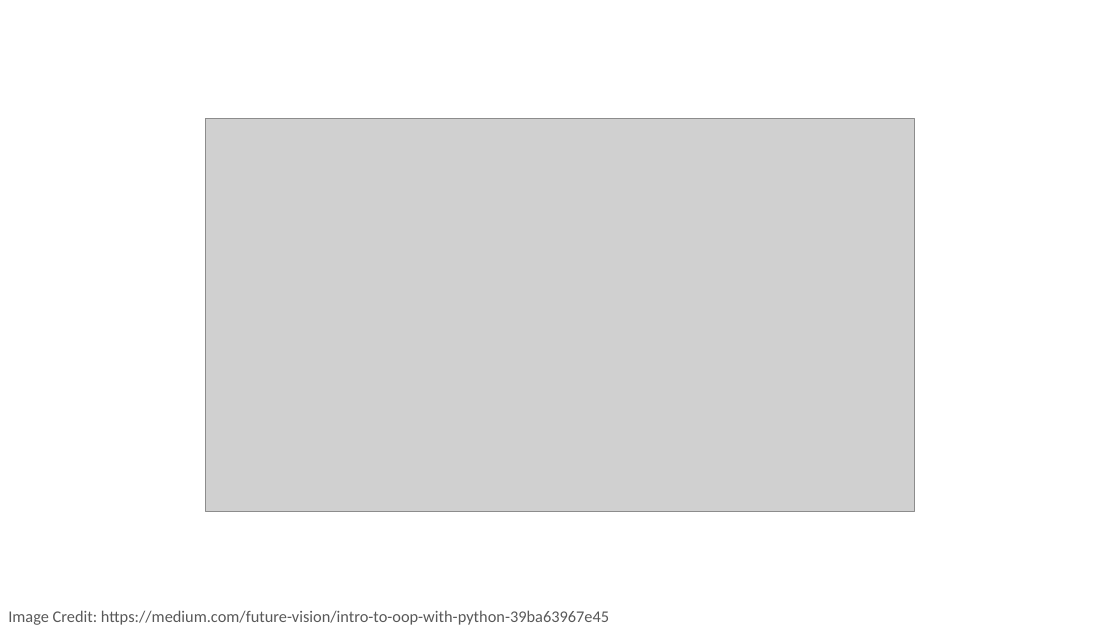
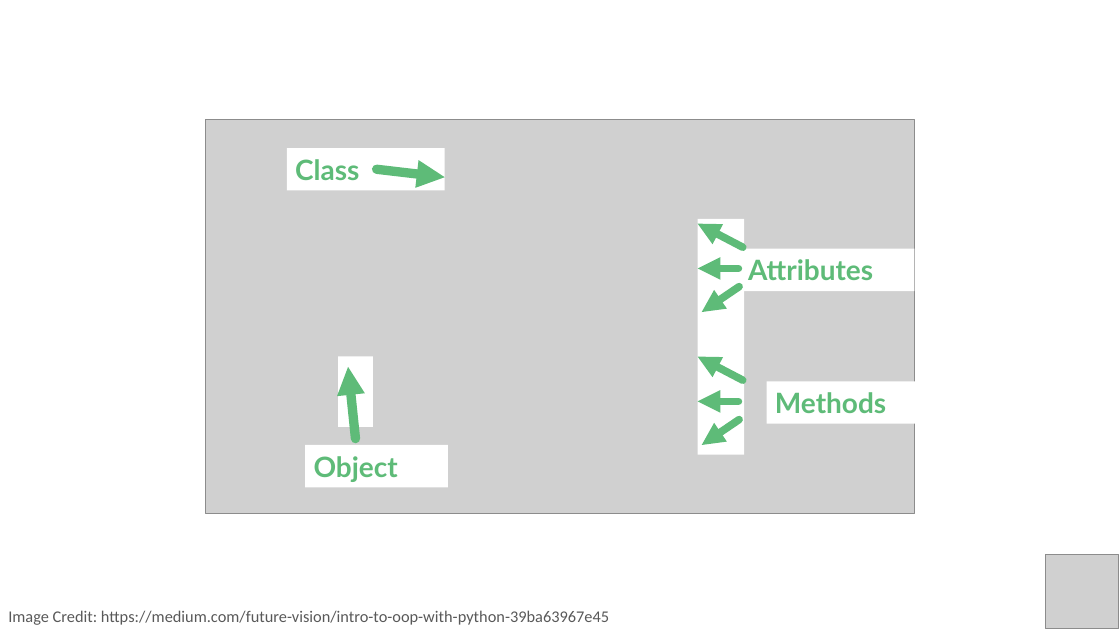
Before and after one commit to PracticumAI/python, a slide deck: slide 17 of presentations/03_functions.pptx. Drawn at 1120x630 pixels with LibreOffice and Linux fonts; fonts in the diff are those of the drawing; grey boxes stand for pictures. Boxes give left, top, right and bottom in pixels: in the first picture for what was removed or moved away, otherwise in the second. Text is boxed around its words. In the diff, an @@ line names an element or a change of style, - is before the commit and + after.

```diff
--- a/presentations/03_functions.pptx
+++ b/presentations/03_functions.pptx
@@ rectangle added at (x1=287, y1=148, x2=445, y2=190), fill #FFFFFF, 24 pt, text #5EBB78, bold @@
+Class
@@ arrow added from (376, 170) to (444, 177), #5EBB78 8 pt @@
@@ rectangle added at (x1=698, y1=219, x2=744, y2=455), fill #FFFFFF @@
@@ arrow added from (743, 247) to (698, 223), #5EBB78 6.5 pt @@
@@ arrow added from (739, 269) to (698, 269), #5EBB78 6.5 pt @@
@@ rectangle added at (x1=740, y1=249, x2=915, y2=291), fill #FFFFFF, 24 pt, text #5EBB78, bold @@
+Attributes
@@ arrow added from (739, 287) to (702, 312), #5EBB78 6.5 pt @@
@@ rectangle added at (x1=338, y1=356, x2=373, y2=427), fill #FFFFFF @@
@@ arrow added from (743, 381) to (698, 357), #5EBB78 6.5 pt @@
@@ arrow added from (355, 439) to (348, 367), #5EBB78 8 pt @@
@@ rectangle added at (x1=767, y1=381, x2=942, y2=423), fill #FFFFFF, 24 pt, text #5EBB78, bold @@
+Methods
@@ arrow added from (739, 402) to (698, 402), #5EBB78 6.5 pt @@
@@ rectangle added at (x1=305, y1=445, x2=448, y2=487), fill #FFFFFF, 24 pt, text #5EBB78, bold @@
+Object
@@ arrow added from (739, 420) to (702, 445), #5EBB78 6.5 pt @@
@@ picture added at (x1=1045, y1=555, x2=1119, y2=629) @@
```
Also in this commit, not shown: 16 other slides changed, 1 other file.
